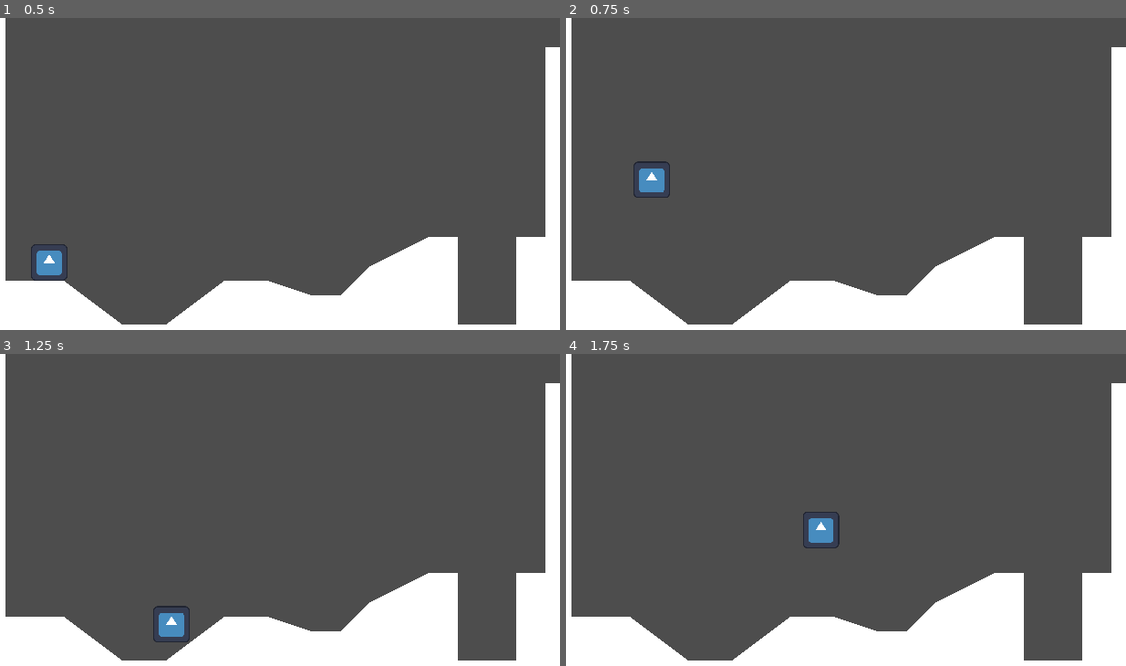
Above: before the commit, frames 1-4 (two rows, left to right).
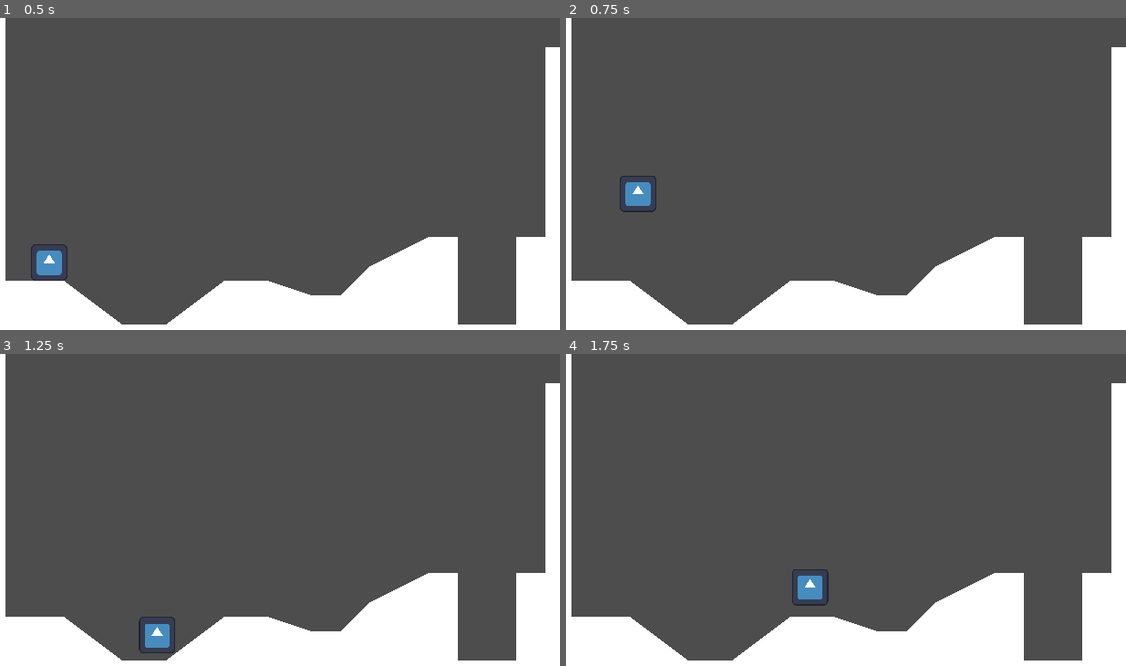
Above: after the commit, the same moments.

Repository: gprice97/FirstPlatformer
Game: Godot game, scene res://world.tscn
The game is run twice, just before and just after one commit, with the same random seed, the same clock (stepped at 60 frames per second) and the same inputs. The engine's default icon, where the game draws it, is replaced by a stand-in: a white triangle on a blue panel in a dark square.
Inputs:
- Up to frame 1 (0.5 s): no input
- Up to frame 2 (0.75 s): tap Enter (ui_accept) at 0.5, 0.6 s; hold Right (ui_right) from 0.53 s (still down)
- Up to frame 3 (1.25 s): keep holding Right (ui_right); tap Enter (ui_accept) at 0.77, 1.07 s
- Up to frame 4 (1.75 s): keep holding Right (ui_right); tap Enter (ui_accept) at 1.35, 1.52 s

Frame 1 is identical in both runs. In frame 2, 0.7% of the frame differs, in the area x 9-19%, y 45-63%; in frame 3, 0.7%; in frame 4, 0.9%, in the area x 40-49%, y 50-81%.

Commit message:
Updates to world and player

Diff:
--- a/player.gd
+++ b/player.gd
@@ -2,6 +2,8 @@
 
 
 const SPEED = 100.0
+const ACCELERATION = 600.0
+const FRICTION = 1000.0
 const JUMP_VELOCITY = -300.0
 
 # Get the gravity from the project settings to be synced with RigidBody nodes.
@@ -9,20 +11,31 @@
 
 
 func _physics_process(delta):
-	# Add the gravity.
+	apply_gravity(delta)
+	handle_jump()
+	var input_axis = Input.get_axis("ui_left", "ui_right")
+	apply_friction(input_axis,delta)
+	handle_acceleration(input_axis,delta)
+
+	move_and_slide()
+
+func apply_gravity(delta):
 	if not is_on_floor():
 		velocity.y += gravity * delta
 
+func handle_jump():
 	# Handle Jump.
-	if Input.is_action_just_pressed("ui_accept") and is_on_floor():
-		velocity.y = JUMP_VELOCITY
+	if is_on_floor():
+		if Input.is_action_just_pressed("ui_accept"):
+			velocity.y = JUMP_VELOCITY
+	else:
+		if Input.is_action_just_released("ui_accept") and velocity.y < 0:
+			velocity.y = JUMP_VELOCITY / 2
 
-	# Get the input direction and handle the movement/deceleration.
-	# As good practice, you should replace UI actions with custom gameplay actions.
-	var direction = Input.get_axis("ui_left", "ui_right")
-	if direction:
-		velocity.x = direction * SPEED
-	else:
-		velocity.x = move_toward(velocity.x, 0, SPEED)
+func apply_friction(input_axis, delta):
+	if input_axis == 0:
+		velocity.x = move_toward(velocity.x, 0, FRICTION * delta)
 
-	move_and_slide()
+func handle_acceleration(input_axis, delta):
+	if input_axis != 0:
+		velocity.x = move_toward(velocity.x, SPEED * input_axis, ACCELERATION * delta)
--- a/player.tscn
+++ b/player.tscn
@@ -5,6 +5,8 @@
 [sub_resource type="RectangleShape2D" id="RectangleShape2D_sfcso"]
 
 [node name="Player" type="CharacterBody2D"]
+floor_constant_speed = true
+floor_snap_length = 2.0
 
 [node name="Sprite2D" type="Sprite2D" parent="."]
 position = Vector2(3.57628e-07, 3.57628e-07)
Binary file added: player.png
Not shown, added: player.png.import
Binary file added: spikes.png
Not shown, added: spikes.png.import
